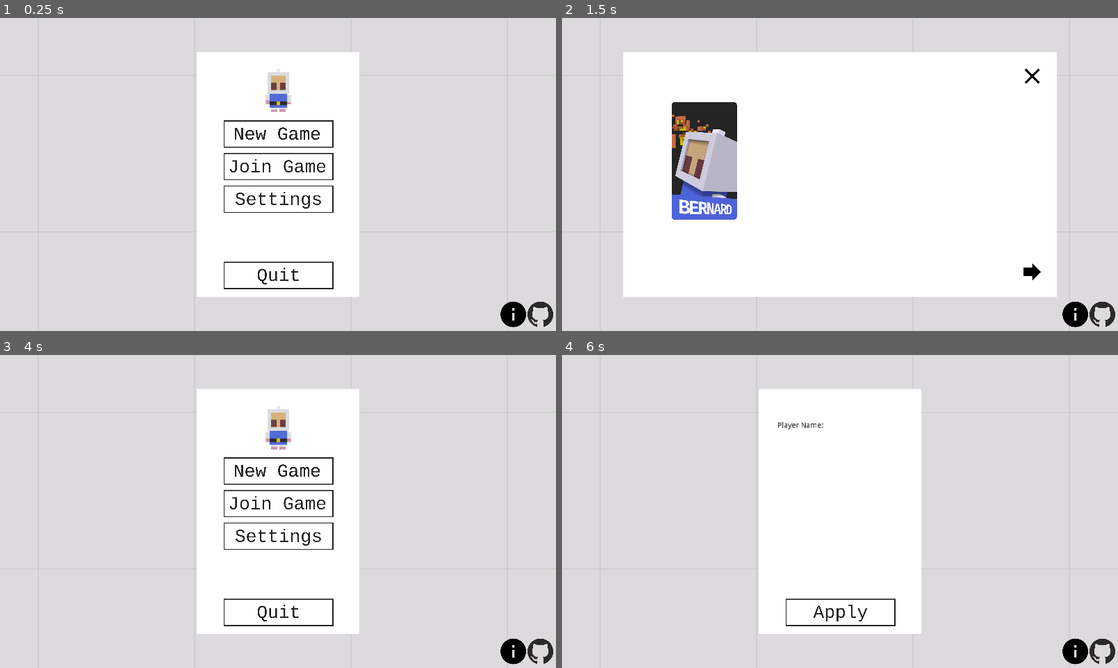
Above: before the commit, frames 1-4 (two rows, left to right).
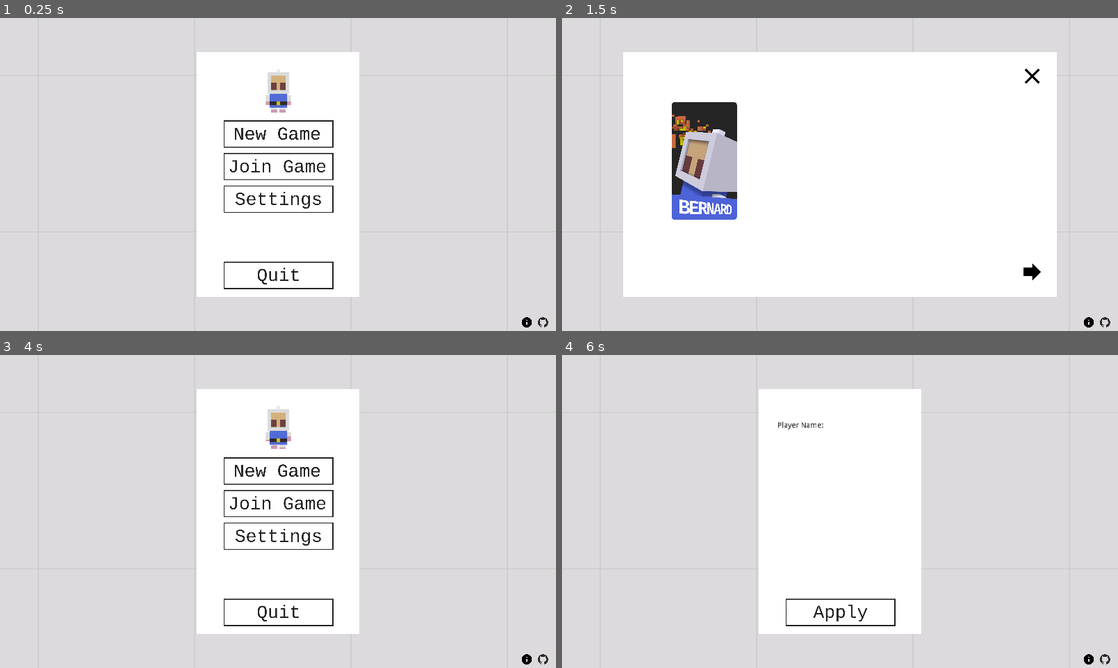
Above: after the commit, the same moments.

Repository: AmarOk1412/Eksplode.re
Game: Godot game, scene res://src/Lobby.tscn
Same seed, same stepped clock (60 frames per second), same inputs: the game is played once before the commit and once after it. Sound files missing from this copy of the repository are replaced by a short silence.
Inputs (mouse positions are in pixels of both pictures, inside the frame that each line leads up to):
- Up to frame 1 (0.25 s): no input
- Up to frame 2 (1.5 s): tap Enter (ui_accept) at 0.5, 0.77 s; hold Right (ui_right) 0.53-1.25 s; click (840, 133) at 1.25 s
- Up to frame 3 (4 s): click (472, 608) at 2 s; click (472, 608) at 2.75 s; click (472, 414) at 3.5 s
- Up to frame 4 (6 s): click (840, 502) at 4.25 s; click (728, 524) at 5 s; click (840, 536) at 5.75 s

The runs differ from the first frame. In frame 1, 0.5% of the frame differs, in the area x 47-100%, y 26-99%; in frame 2, 0.5%; in frame 3, 0.5%; in frame 4, 0.5%.
Error in both runs: Assertion failed. (res://src/gamestate.gd:117)

Commit message:
game: explode through players and items
Issue: #27

Diff:
--- a/src/Bomb.gd
+++ b/src/Bomb.gd
@@ -187,6 +187,8 @@
 			colliders.append(collider)
 			ray.add_exception(collider)
 			ray.force_raycast_update()
+			if collider.is_in_group("Player") or collider.is_in_group("Item"):
+				continue
 			if collider != self:
 				break
 
--- a/src/Lobby.tscn
+++ b/src/Lobby.tscn
@@ -125,7 +125,7 @@
 position = Vector2( 150, 70 )
 scale = Vector2( 0.33, 0.33 )
 frames = SubResource( 3 )
-frame = 10
+frame = 5
 playing = true
 
 [node name="Settings" type="Panel" parent="."]
@@ -315,19 +315,19 @@
 text = "PREVIEW"
 
 [node name="Github" type="TextureButton" parent="."]
-margin_left = 970.0
-margin_top = 520.0
-margin_right = 1170.0
-margin_bottom = 720.0
-rect_scale = Vector2( 0.25, 0.25 )
+margin_left = 990.0
+margin_top = 550.0
+margin_right = 1190.0
+margin_bottom = 750.0
+rect_scale = Vector2( 0.1, 0.1 )
 texture_normal = ExtResource( 30 )
 
 [node name="Credits" type="TextureButton" parent="."]
-margin_left = 920.0
-margin_top = 520.0
-margin_right = 1120.0
-margin_bottom = 720.0
-rect_scale = Vector2( 0.25, 0.25 )
+margin_left = 960.0
+margin_top = 550.0
+margin_right = 1160.0
+margin_bottom = 750.0
+rect_scale = Vector2( 0.1, 0.1 )
 texture_normal = ExtResource( 31 )
 [connection signal="pressed" from="MainScreen/Host" to="." method="_on_Host_pressed"]
 [connection signal="pressed" from="MainScreen/Join" to="." method="_on_Join_pressed"]
